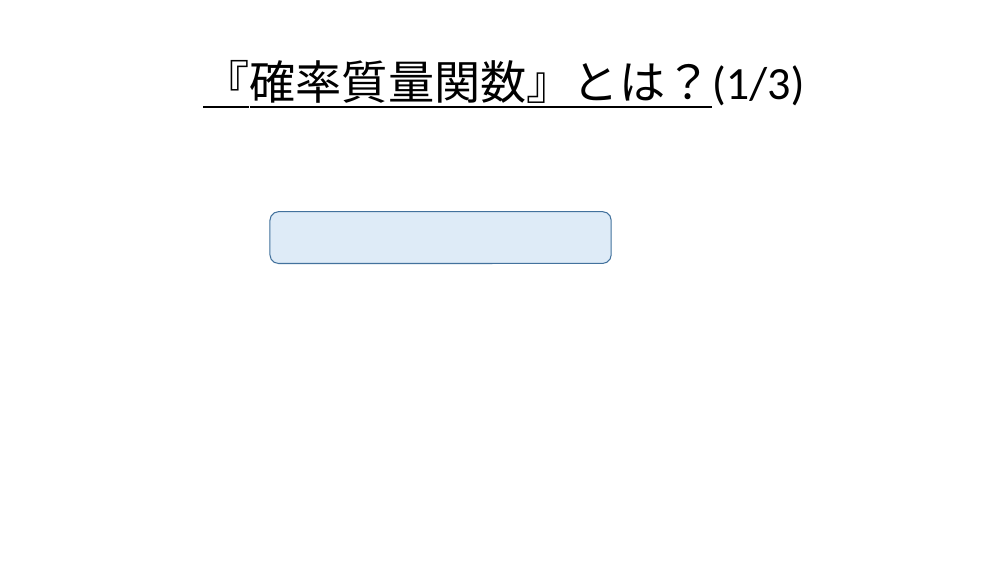
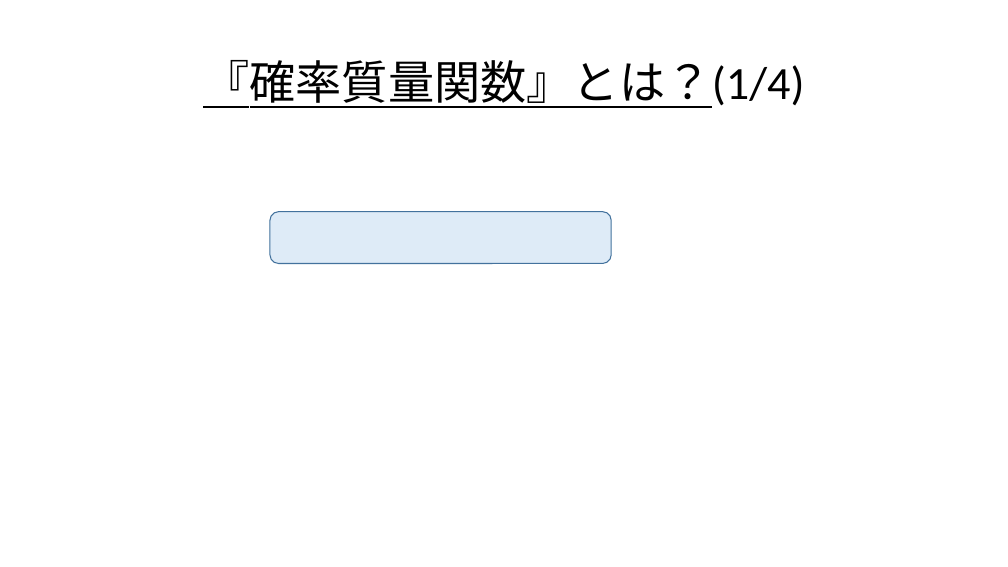
Before and after one commit to Ryo-KATAYAMA/Senior_Project, a slide deck: slide 22 of Chapter4_1.pptx. Drawn at 1008x567 pixels with LibreOffice and Linux fonts; fonts in the diff are those of the drawing; grey boxes stand for pictures. Boxes give left, top, right and bottom in pixels: in the first picture for what was removed or moved away, otherwise in the second. Text is boxed around its words. In the diff, an @@ line names an element or a change of style, - is before the commit and + after.

```diff
--- a/Chapter4_1.pptx
+++ b/Chapter4_1.pptx
@@ title at [203,60,804,108]: text changed @@
-『確率質量関数』とは？(1/3)
+『確率質量関数』とは？(1/4)
```
Also in this commit, not shown: 5 other slides changed, 1 slide added.
